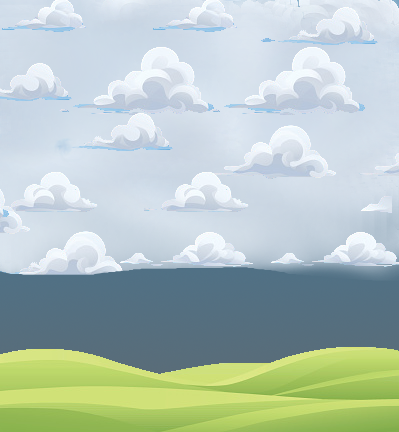
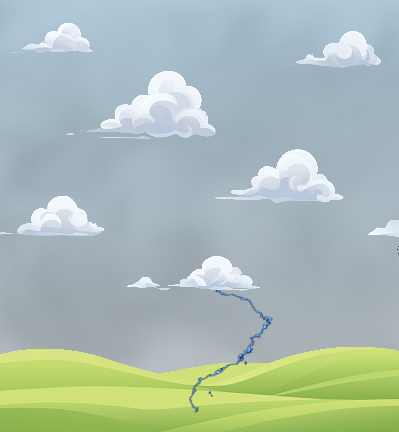
Before/after of a w=399, h=432 layered artwork. What changed in the layer stack:
showed "Layer #3", painted on it over (x1=0, y1=23, x2=399, y2=291)
added layer "Layer #10" above "Layer #9" over (x1=189, y1=245, x2=399, y2=413)
hid "Layer" over (x1=0, y1=0, x2=399, y2=413)
painted on "Layer #1" over (x1=0, y1=328, x2=399, y2=374)
added layer "Layer #5" (62%) above "Layer #7" over (x1=0, y1=0, x2=399, y2=413)
moved "Layer copy" above "Layer #4" over (x1=0, y1=0, x2=399, y2=413)
moved "Layer #4" below "Layer copy", painted on it over (x1=0, y1=0, x2=399, y2=377)
